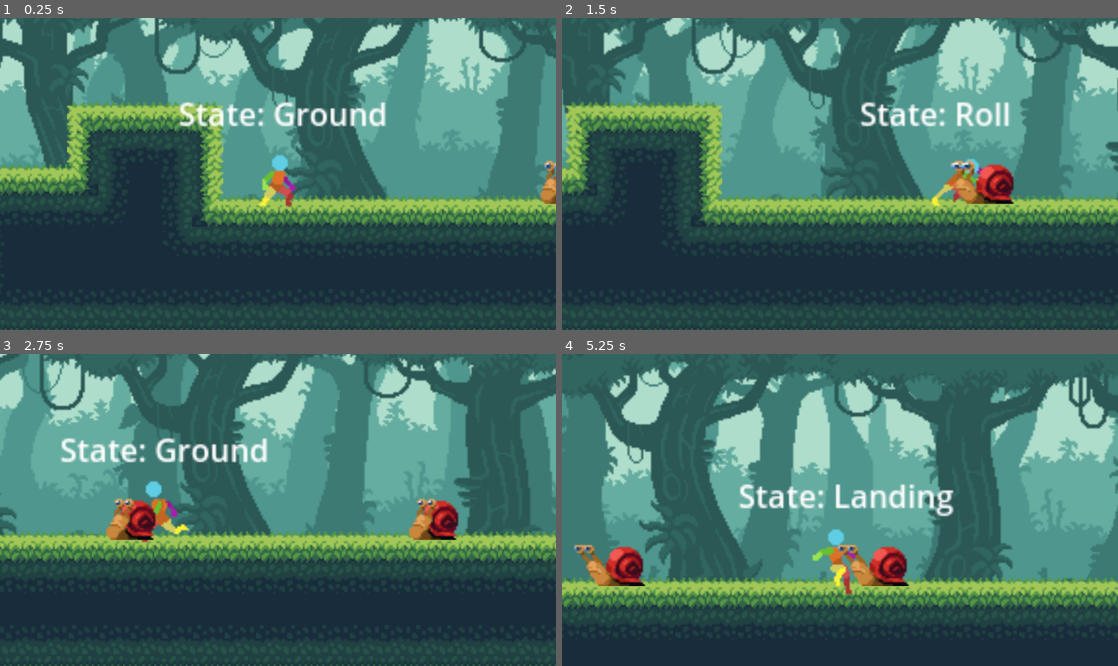
Above: before the commit, frames 1-4 (two rows, left to right).
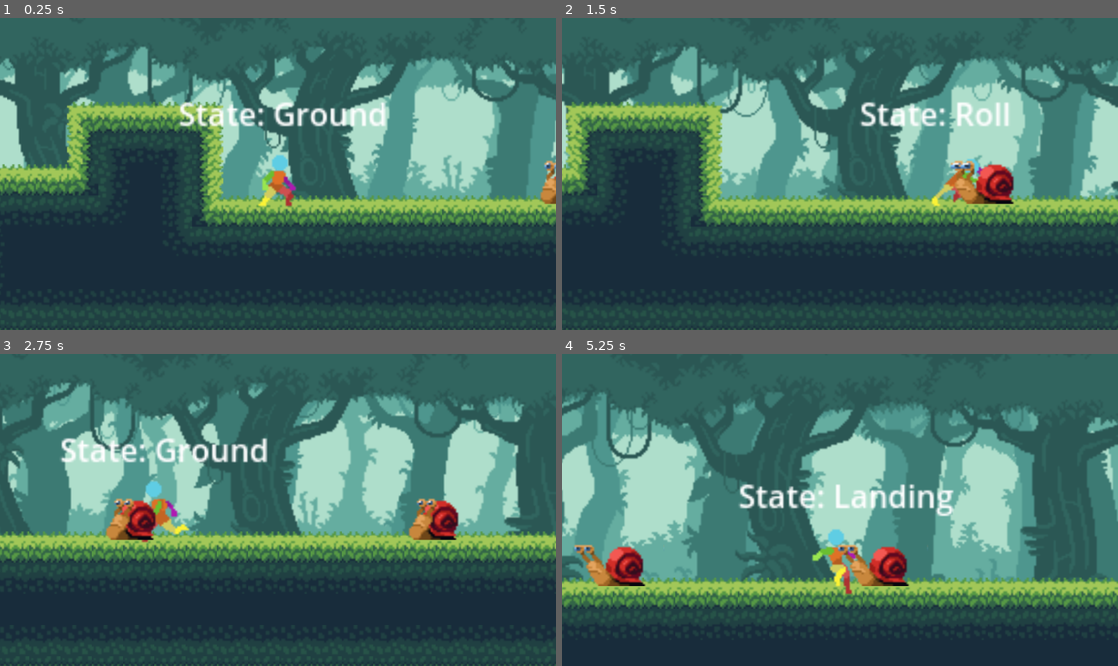
Above: after the commit, the same moments.

Repository: Allus-Interactive/platform-combat-game
Game: Godot game, scene res://scenes/main.tscn
Same seed, same stepped clock (60 frames per second), same inputs: the game is played once before the commit and once after it. This scene is started directly instead of the project's main scene.
Inputs:
- Up to frame 1 (0.25 s): no input
- Up to frame 2 (1.5 s): hold P (attack) 0.53-1.28 s; hold D (move_right) from 0.53 s (still down); tap Space (jump) at 0.77 s; tap O (roll) at 1.35 s
- Up to frame 3 (2.75 s): tap Space (jump) at 1.52 s; release D (move_right) at 2.03 s; hold A (move_left) from 2.03 s (still down); hold P (attack) from 2.03 s (still down)
- Up to frame 4 (5.25 s): release A (move_left) at 2.78 s; release P (attack) at 2.78 s; hold D (move_right) 2.78-4.28 s; tap O (roll) at 2.85, 4.35 s; tap Space (jump) at 3.02, 3.77, 4.52 s; hold P (attack) 3.53-4.28 s; hold A (move_left) 4.28-5.03 s; hold D (move_right) from 5.03 s (still down); hold P (attack) from 5.03 s (still down)

The runs differ from the first frame. In frame 1, 23% of the frame differs, in the area x 0-100%, y 0-59%; in frame 2, 24%; in frame 3, 39%; in frame 4, 45%, in the area x 0-100%, y 2-74%.

Commit message:
updated parallax scale

Diff:
--- a/scenes/parallax/parallax_jungle.tscn
+++ b/scenes/parallax/parallax_jungle.tscn
@@ -16,6 +16,7 @@
 centered = false
 
 [node name="ParallaxLayer2" type="ParallaxLayer" parent="."]
+motion_scale = Vector2(0.5, 0.5)
 motion_mirroring = Vector2(384, 0)
 
 [node name="Sprite2D" type="Sprite2D" parent="ParallaxLayer2"]
@@ -23,7 +24,7 @@
 centered = false
 
 [node name="ParallaxLayer3" type="ParallaxLayer" parent="."]
-motion_scale = Vector2(0.8, 0.8)
+motion_scale = Vector2(0.4, 0.4)
 motion_mirroring = Vector2(384, 0)
 
 [node name="Sprite2D" type="Sprite2D" parent="ParallaxLayer3"]
@@ -31,7 +32,7 @@
 centered = false
 
 [node name="ParallaxLayer4" type="ParallaxLayer" parent="."]
-motion_scale = Vector2(0.6, 0.6)
+motion_scale = Vector2(0.3, 0.3)
 motion_mirroring = Vector2(384, 0)
 
 [node name="Sprite2D" type="Sprite2D" parent="ParallaxLayer4"]
@@ -39,7 +40,7 @@
 centered = false
 
 [node name="ParallaxLayer5" type="ParallaxLayer" parent="."]
-motion_scale = Vector2(0.4, 0.4)
+motion_scale = Vector2(0.2, 0.2)
 motion_mirroring = Vector2(384, 0)
 
 [node name="Sprite2D" type="Sprite2D" parent="ParallaxLayer5"]
